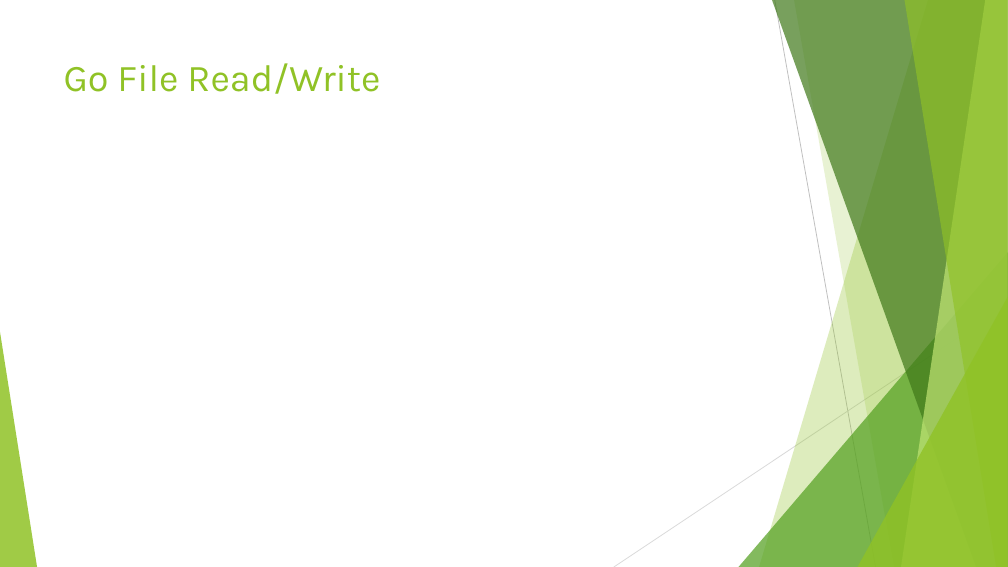
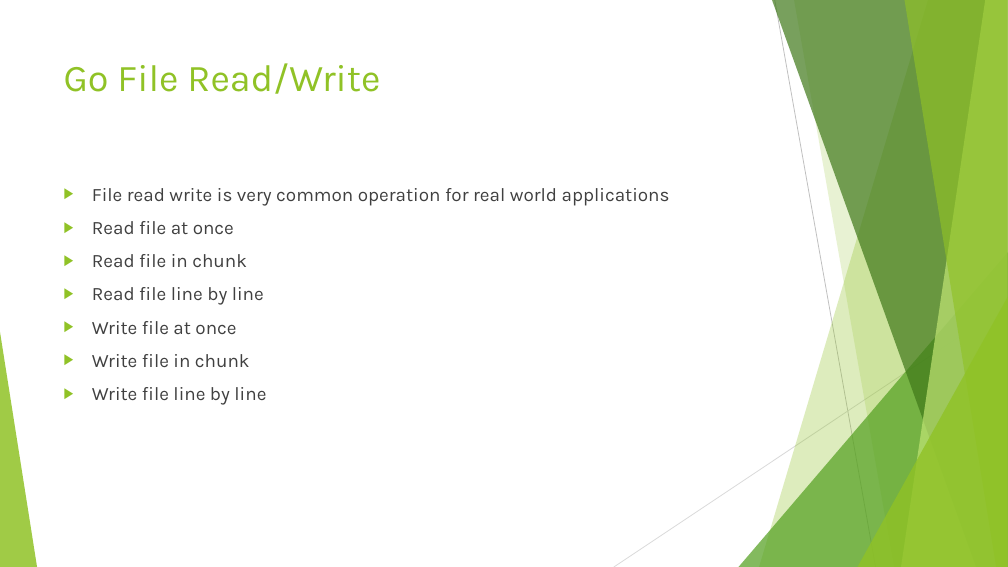
Before and after one commit to vivekdubeydeveloper/goquickstart, a slide deck: slide 34 of goquickstart.pptx. Drawn at 1008x567 pixels with LibreOffice and Linux fonts; fonts in the diff are those of the drawing. Boxes give left, top, right and bottom in pixels: in the first picture for what was removed or moved away, otherwise in the second. Text is boxed around its words. In the diff, an @@ line names an element or a change of style, - is before the commit and + after.

```diff
--- a/goquickstart.pptx
+++ b/goquickstart.pptx
@@ text added at [92,188,670,405], 18 pt, text #404040 @@
+▶ File read write is very common operation for real world applications
+▶ Read file at once
+▶ Read file in chunk
+▶ Read file line by line
+▶ Write file at once
+▶ Write file in chunk
+▶ Write file line by line
```
Also in this commit, not shown: 3 other slides changed, 4 slides added, 13 other files.
